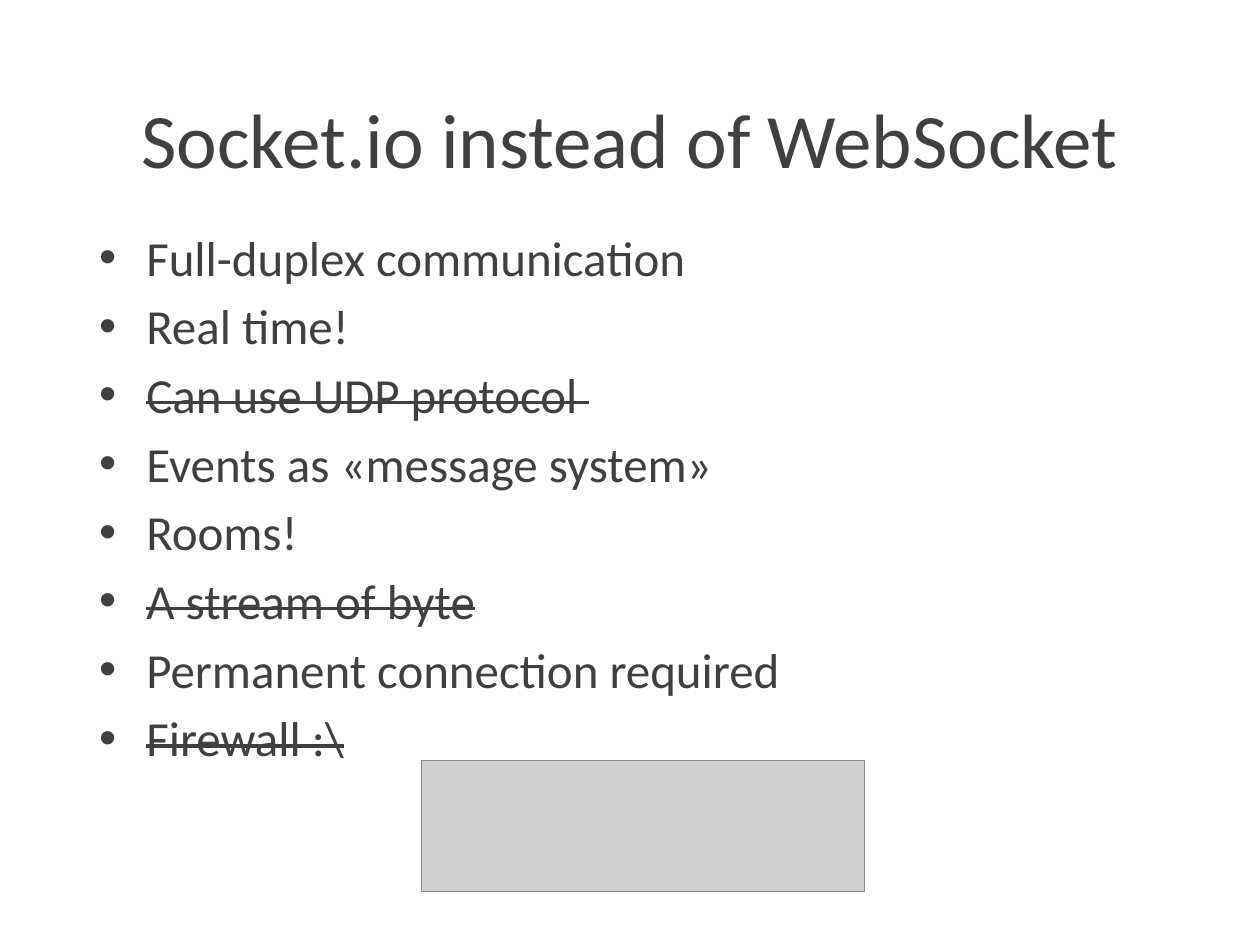
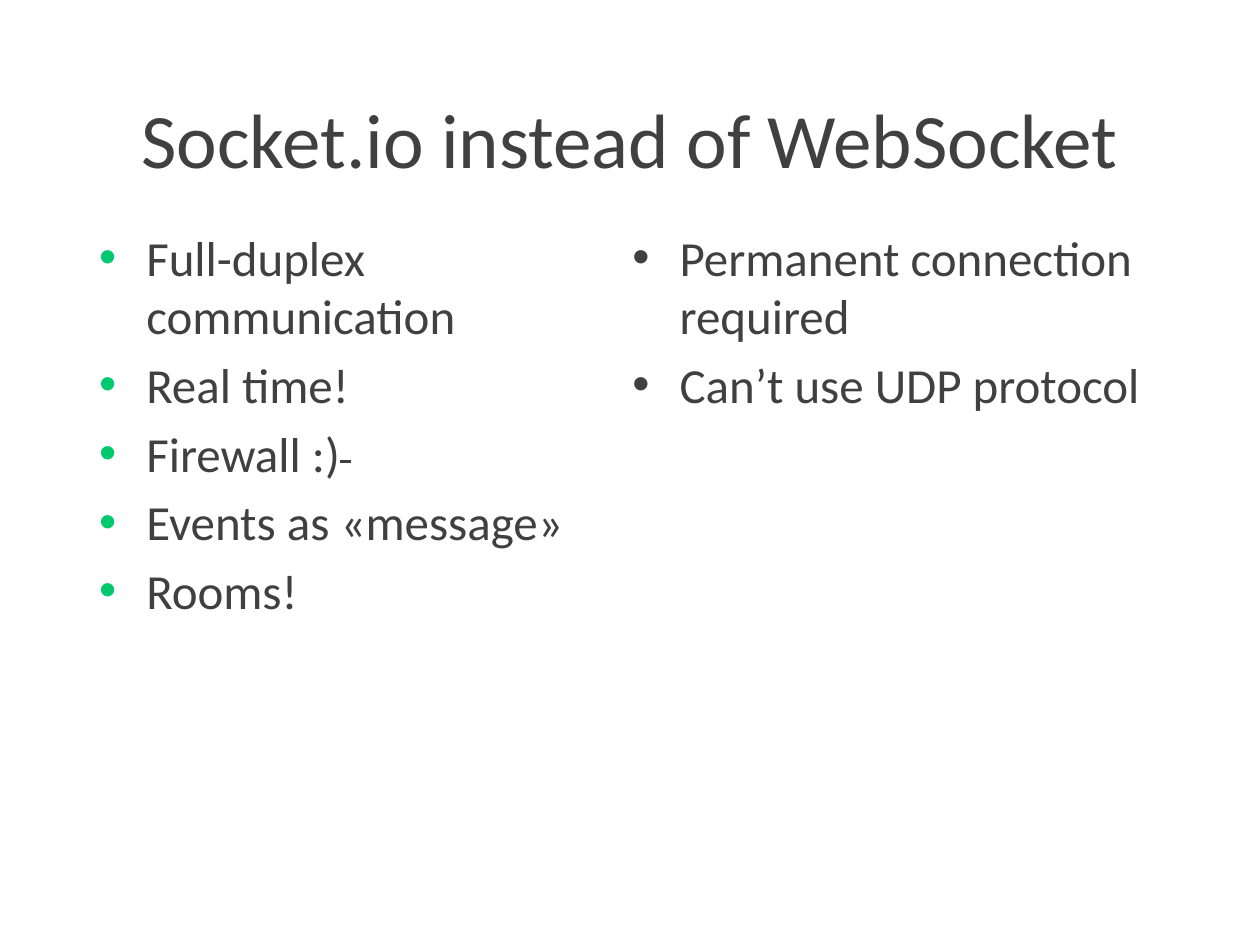
Before and after one commit to Lotti/codemotion2015, a slide deck: slide 18 of slides/slides.pptx. Drawn at 1260x945 pixels with LibreOffice and Linux fonts; fonts in the diff are those of the drawing; grey boxes stand for pictures; background and template pictures are left out. Boxes give left, top, right and bottom in pixels: in the first picture for what was removed or moved away, otherwise in the second. Text is boxed around its words. In the diff, an @@ line names an element or a change of style, - is before the commit and + after.

```diff
--- a/slides/slides.pptx
+++ b/slides/slides.pptx
@@ text added at box(680, 242, 1140, 411), 28 pt, text #404040 @@
+• Permanent connection required
+• Can’t use UDP protocol
@@ text at box(146, 438, 563, 549): text changed @@
-• Can use UDP protocol
-• Events as «message system»
+• Firewall :)
+• Events as «message»
@@ text at box(146, 585, 780, 757): paragraphs removed @@
-• A stream of byte
-• Permanent connection required
-• Firewall :\
@@ picture removed at box(422, 760, 866, 891) @@
```
Also in this commit, not shown: 14 other slides changed, 1 slide removed.
